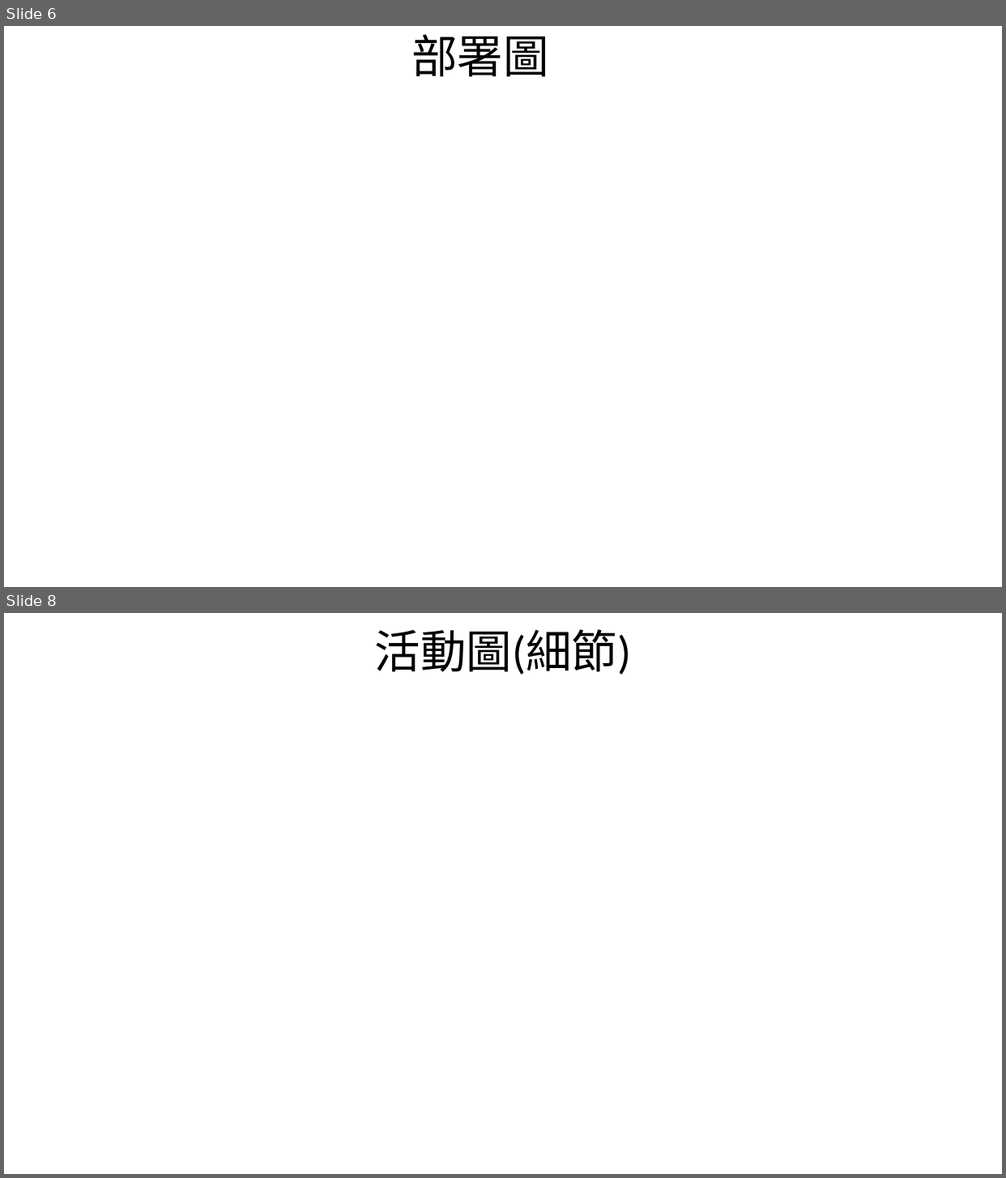
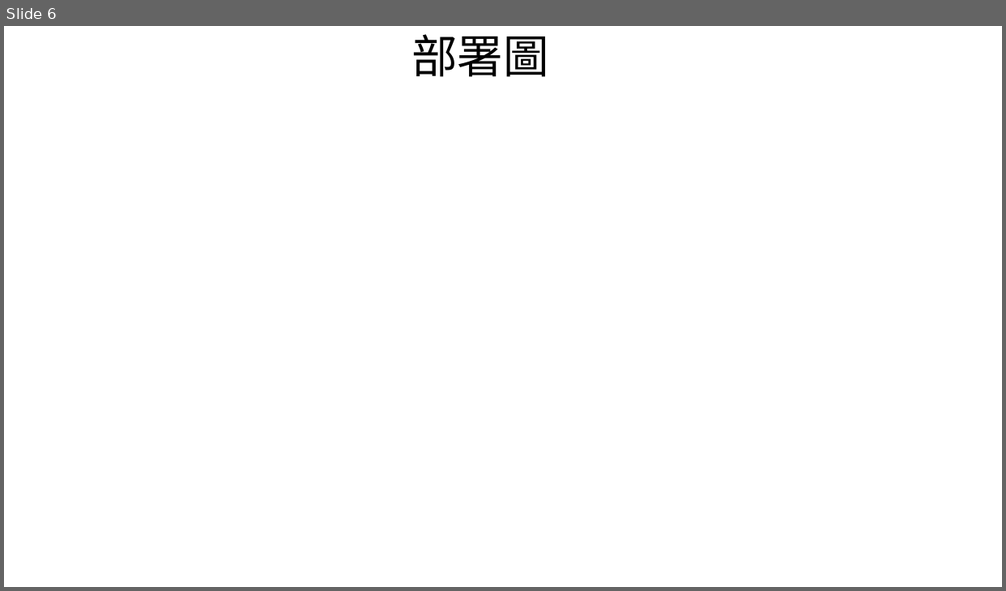
Before and after one commit to kai2june/CatchBoWebsite, a slide deck: CatchBo.pptx. Shown one above the other, each under a label of ours: slides 6 and 8 before the commit, slide 6 after it; the slides between them are not shown. The pictures are 1006x1178 and 1006x591 pixels, drawn with LibreOffice and Linux fonts; fonts in the diff are those of the drawing; background and template pictures are left out. Boxes give left, top, right and bottom in pixels: in the first picture for what was removed or moved away, otherwise in the second. Text is boxed around its words. In the diff, an @@ line names an element or a change of style, - is before the commit and + after.

```diff
--- a/CatchBo.pptx
+++ b/CatchBo.pptx
@@ slide 8 removed at box(4, 613, 1002, 1174), background picture (left out) @@
@@ title removed at box(375, 629, 632, 675) @@
-活動圖(細節)
```
Also in this commit, not shown: 1 slide changed, 4 slides added, 2 other slides removed.
